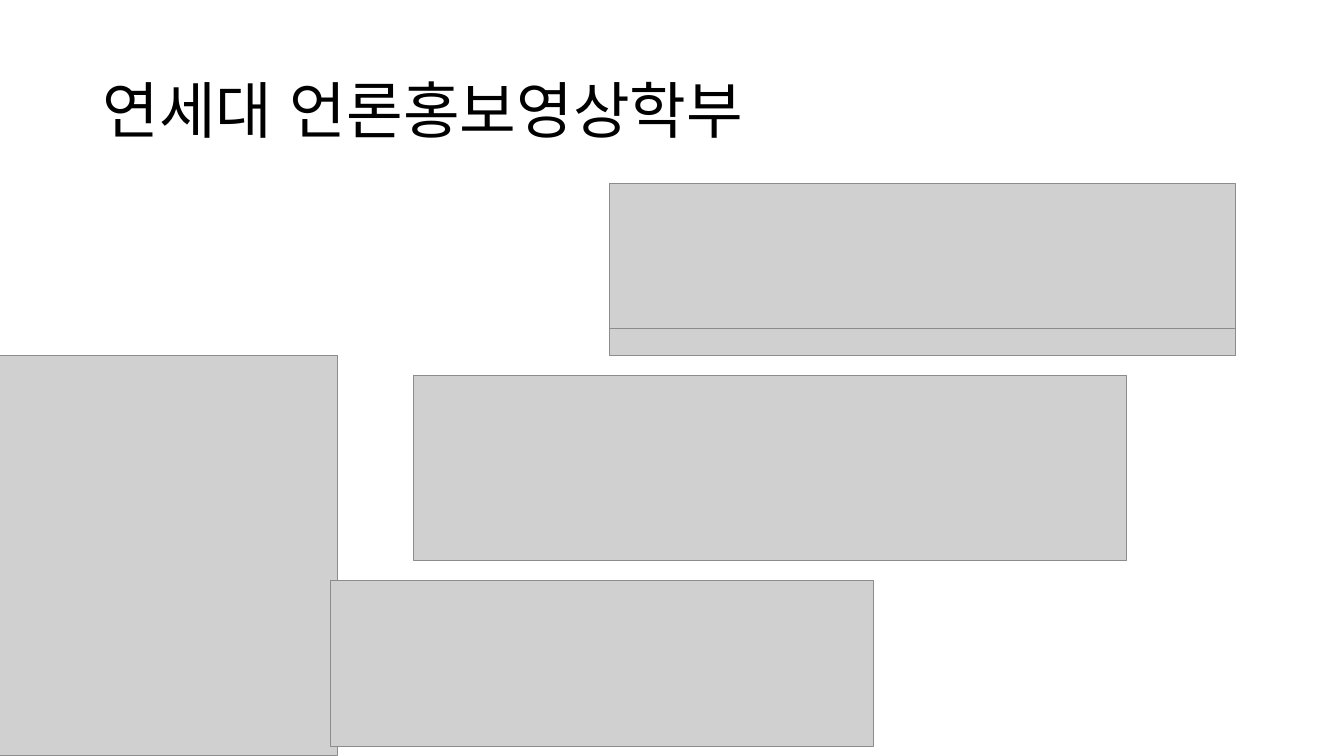
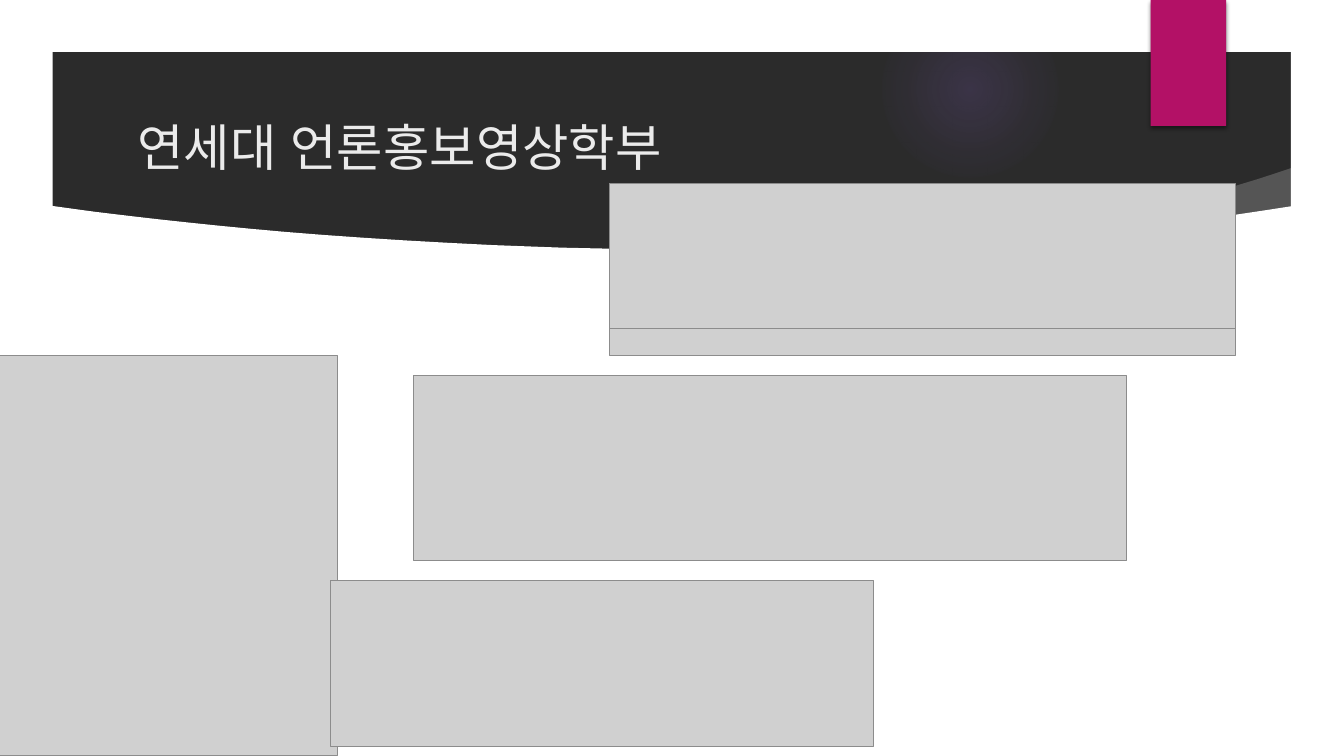
Before and after one commit to realette/back_up_files, a slide deck: slide 13 of 진로와직업 수행평가 진로 포트폴리오-2학년6반19번 주영욱.pptx. Drawn at 1344x756 pixels with LibreOffice and Linux fonts; fonts in the diff are those of the drawing; grey boxes stand for pictures; background and template pictures are left out; a plain dark background stands for a picture behind light text. Boxes give left, top, right and bottom in pixels: in the first picture for what was removed or moved away, otherwise in the second. Text is boxed around its words. In the diff, an @@ line names an element or a change of style, - is before the commit and + after.

```diff
--- a/진로와직업 수행평가 진로 포트폴리오-2학년6반19번 주영욱.pptx
+++ b/진로와직업 수행평가 진로 포트폴리오-2학년6반19번 주영욱.pptx
@@ background #FFFFFF to picture (left out) @@
@@ group added at <box>0,0,1344,756</box>: 3 freeform shapes, 2 ellipses @@
@@ rectangle added at <box>1150,0,1226,126</box>, fill #B31166 @@
@@ title "연세대 언론홍보영상학부": place and size @@
-title "연세대 언론홍보영상학부" at <box>102,81,743,138</box>
+title "연세대 언론홍보영상학부" at <box>137,123,662,170</box>
@@ title "연세대 언론홍보영상학부" at <box>137,123,662,170</box>: size 44 to 36 pt, font Noto Sans CJK KR to League Spartan, text colour #000000 to #EBEBEB; line spacing 0.9 to 1 @@
```
Also in this commit, not shown: 12 other slides changed.
